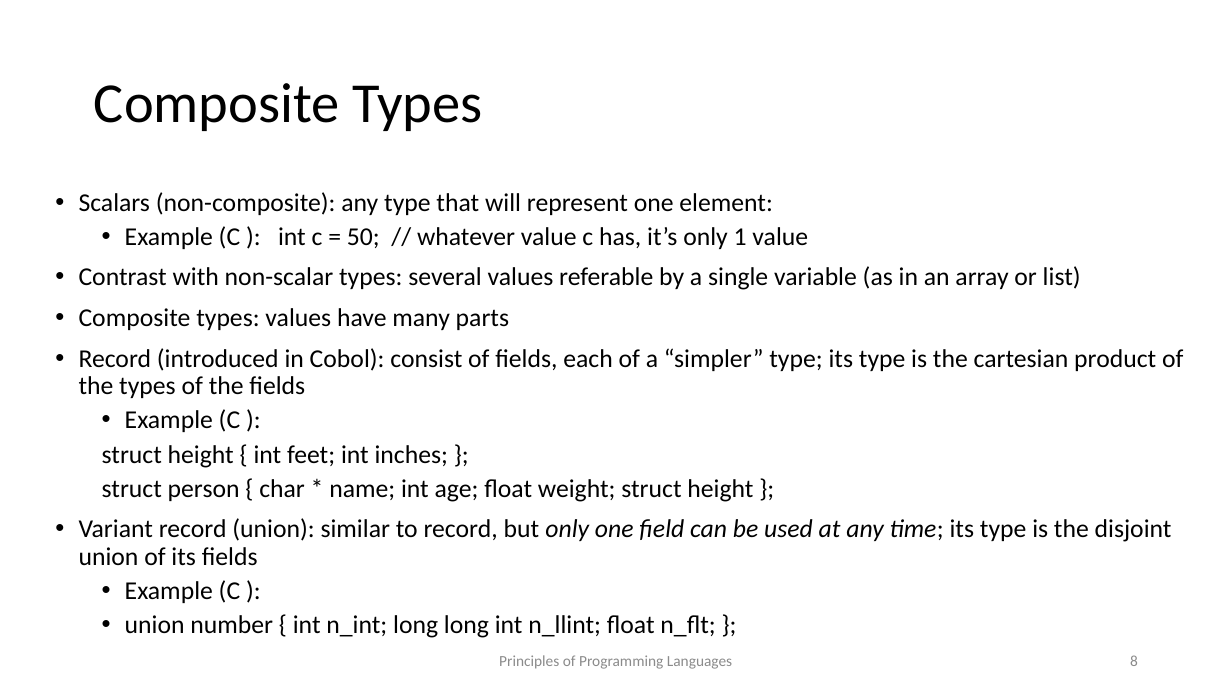
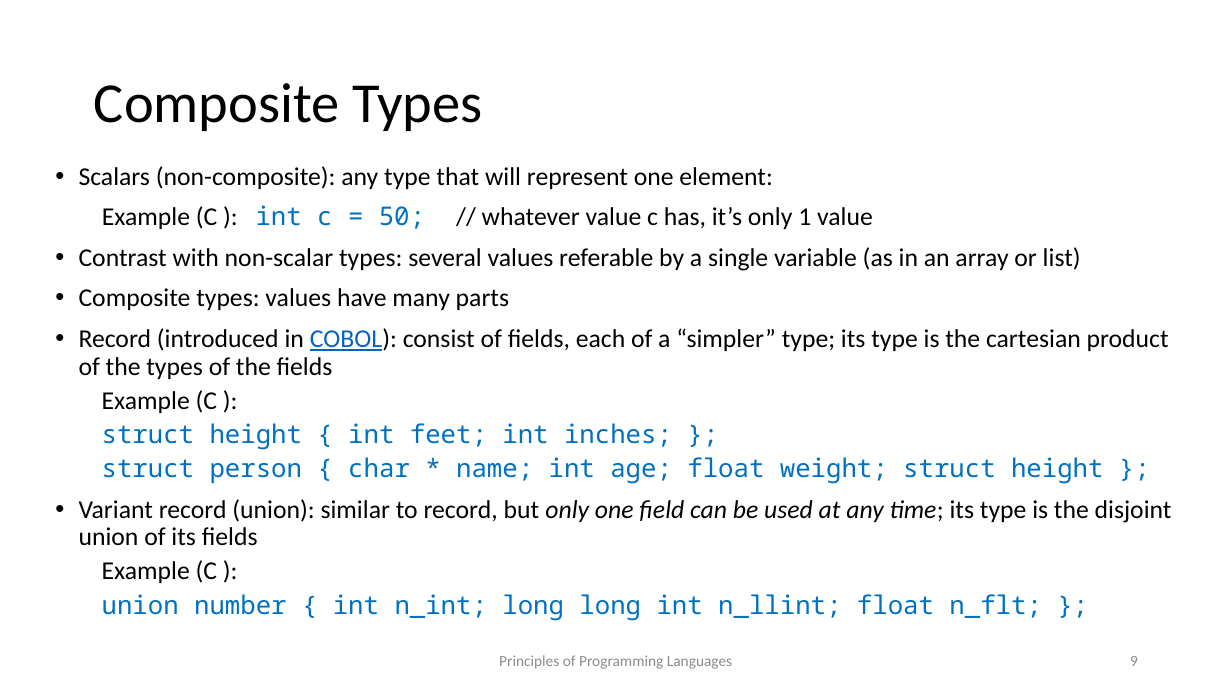
Before and after one commit to kongm/pl-design, a slide deck: slide 9 of C7-TypeSystems.pptx (slide 8 before the commit). Drawn at 1232x693 pixels with LibreOffice and Linux fonts; fonts in the diff are those of the drawing. Boxes give left, top, right and bottom in pixels: in the first picture for what was removed or moved away, otherwise in the second. Text is boxed around its words. In the diff, an @@ line names an element or a change of style, - is before the commit and + after.

```diff
--- a/C7-TypeSystems.pptx
+++ b/C7-TypeSystems.pptx
@@ text "Scalars (non-composite): any type that ...": place and size @@
-text "Scalars (non-composite): any type that ..." at (79, 192, 1183, 638)
+text "Scalars (non-composite): any type that ..." at (79, 166, 1172, 621)
@@ text at (102, 205, 1103, 621): font Calibri to Noto Sans Mono, text colour #000000 to #0070C0 in "int c = 50;", "struct height { int feet; int inches; ...", "struct person { char * name; int ...", "union number { int n_int; long long ..."; bullet • to none; list level 2 to 1 in "Example (C ): int c ..." @@
@@ text at (79, 328, 1169, 379): text changed @@
-• Record (introduced in Cobol): consist of fields, each of a “simpler” type; its type is the cartesian product of the types of the fields
+• Record (introduced in COBOL): consist of fields, each of a “simpler” type; its type is the cartesian product of the types of the fields
@@ page number at (1130, 656, 1138, 666): text changed @@
-8
+9
```
Also in this commit, not shown: 15 other slides changed, 4 slides added, 32 other files.
